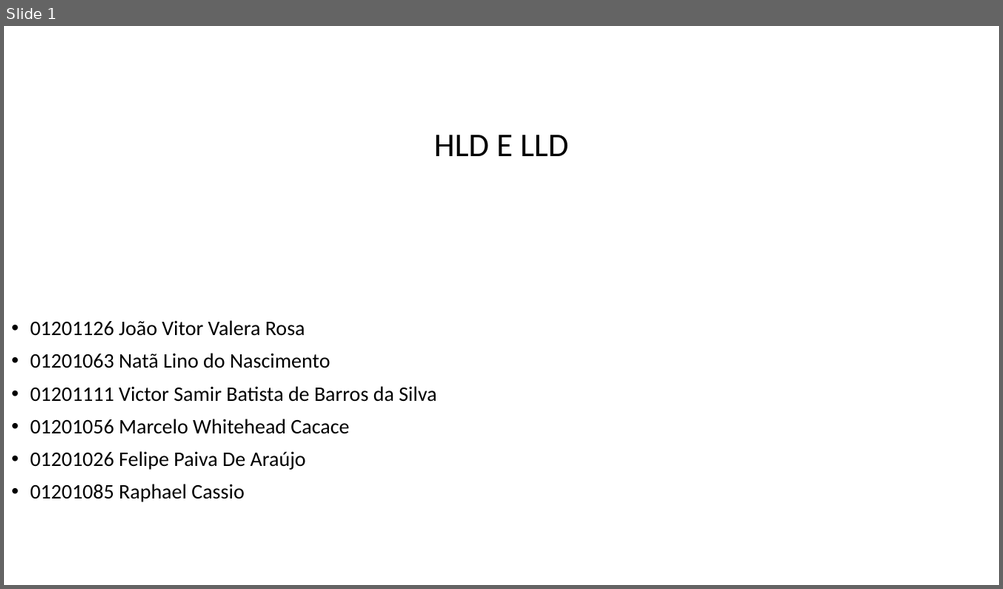
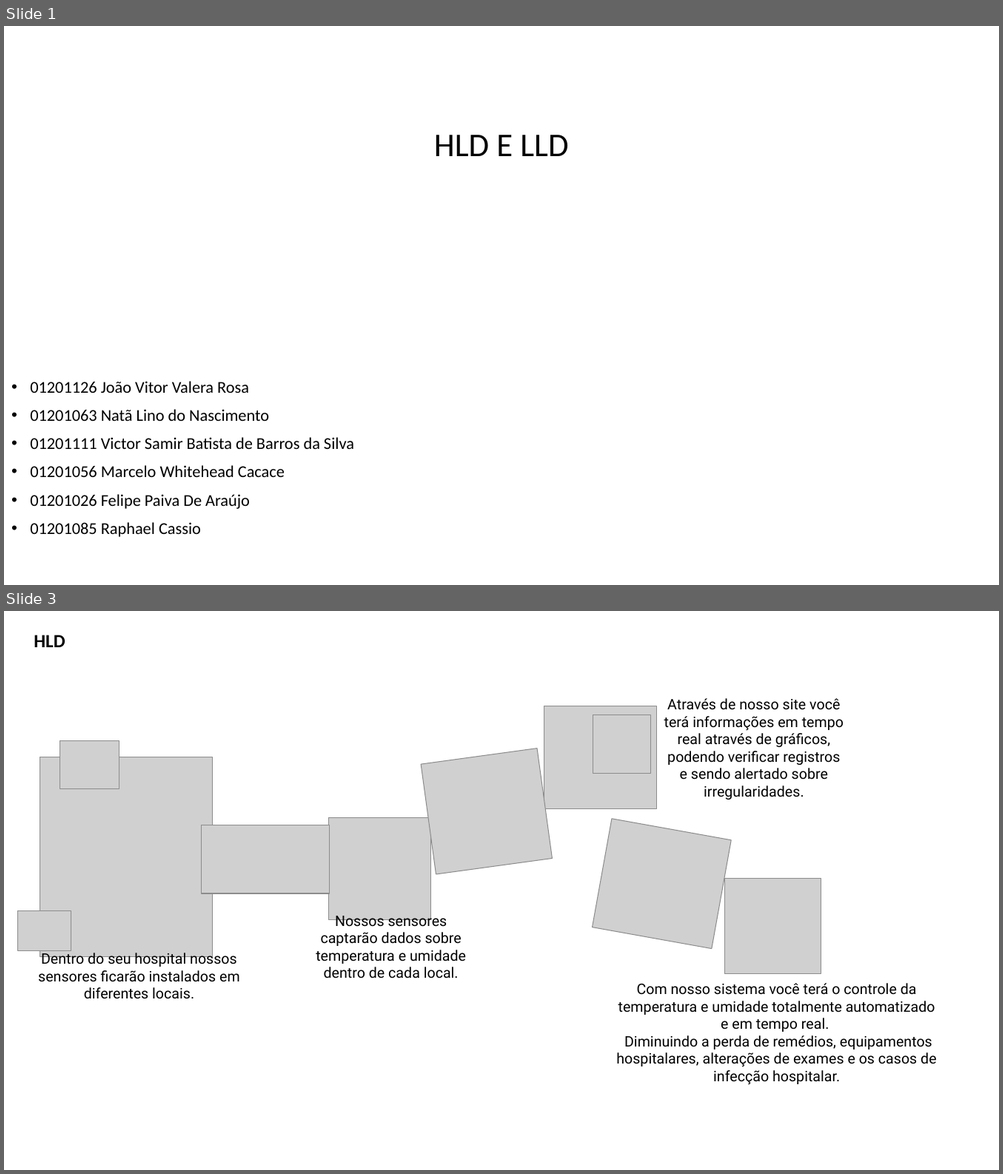
Before and after one commit to victorsamir-bandtec/Sersor-Vital, a slide deck: Desenhos/hldelld.pptx. Shown one above the other, each under a label of ours: slide 1 before the commit, slides 1 and 3 after it; the slides between them are not shown. The pictures are 1003x589 and 1003x1174 pixels, drawn with LibreOffice and Linux fonts; fonts in the diff are those of the drawing; grey boxes stand for pictures. Boxes give left, top, right and bottom in pixels: in the first picture for what was removed or moved away, otherwise in the second. Text is boxed around its words. In the diff, an @@ line names an element or a change of style, - is before the commit and + after.

```diff
--- a/Desenhos/hldelld.pptx
+++ b/Desenhos/hldelld.pptx
@@ slide 3 added at (4, 611, 999, 1170), background #FFFFFF @@
@@ text added at (34, 635, 65, 647), 18 pt, text #000000, bold @@
+HLD
@@ group added at (17, 698, 936, 1085): 10 pictures, 4 texts @@
+Dentro do seu hospital nossos sensores ficarão instalados em diferentes locais.
+Nossos sensores captarão dados sobre temperatura e umidade dentro de cada local.
+Através de nosso site você terá informações em tempo real através de gráficos, podendo verificar registros e sendo alertado sobre irregularidades.
+Com nosso sistema você terá o controle da temperatura e umidade totalmente automatizado e em tempo real.
+Diminuindo a perda de remédios, equipamentos hospitalares, alterações de exames e os casos de infecção hospitalar.
@@ slide 1 changed as well @@
@@ text "01201126 João Vitor Valera Rosa": place and size @@
-text "01201126 João Vitor Valera Rosa" at (30, 321, 436, 503)
+text "01201126 João Vitor Valera Rosa" at (30, 381, 354, 537)
@@ text "01201126 João Vitor Valera Rosa" at (30, 381, 354, 537): size 20 to 16 pt @@
```
Also in this commit, not shown: 1 other slide changed, 1 slide removed.
